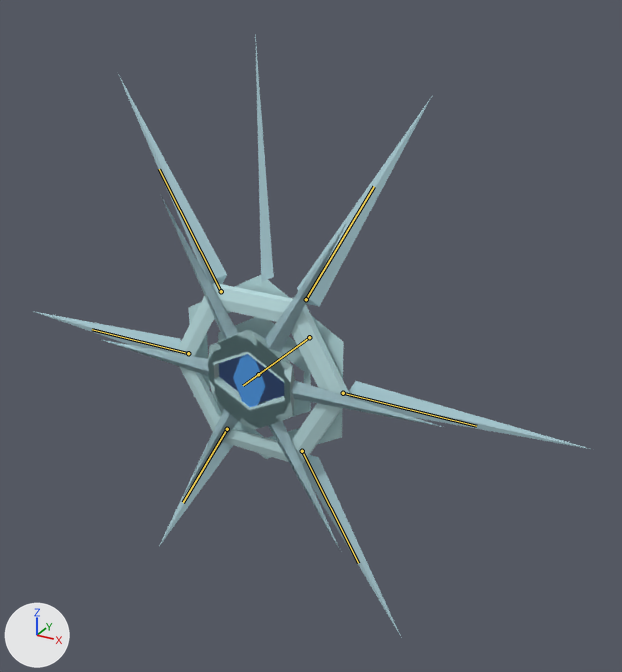
A saved change to the glTF model glb_imports/SnowflakeEntity.glb.
Camera for both pictures: a camera (50 mm lens) standing at (4.38, -6.92, 3.98) and looking at (0.43, 0.25, 0.4). The axes (+X, +Y, +Z) are drawn at lower left. The lights are the same throughout. The first picture is the older version. Both versions are drawn at frame 96 of the action 'RotateSlow'; the numbers are the values there. The bones that bend it are drawn over the model as lines.

In view in the first picture: 'CentralEye1', 'CentralEye2', 'FacePlate', 'FlatCentralEye', 'FlatSpikes', 'Pupil', 'Spike0', 'Spike1', 'Spike2', 'Spike3', 'Spike4', 'Spike5' and 2 more.
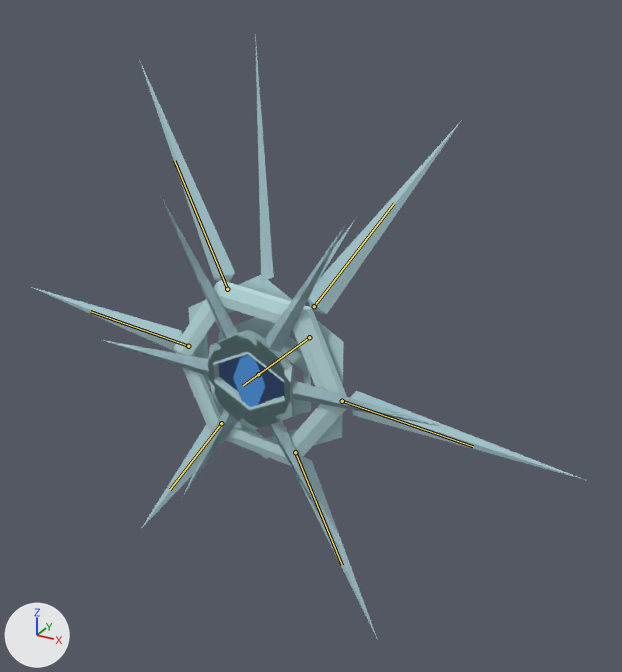
Pixel boxes (x1, y1, x2, y2) of what changed, in the pictures (622 x 672 px):
'FacePlate', posed
    before: (176, 283, 351, 464)
    after: (174, 280, 346, 466)
'Spike0', posed (15% wider, 7% shorter)
    before: (297, 98, 431, 307)
    after: (308, 120, 462, 314)
'Spike1', posed (32% taller)
    before: (349, 381, 590, 449)
    after: (350, 390, 585, 480)
'Spike5', posed (12% narrower)
    before: (118, 74, 227, 285)
    after: (139, 59, 235, 282)
'Spike2', posed (17% narrower)
    before: (302, 455, 402, 638)
    after: (295, 457, 378, 640)
'Spike4', posed
    before: (33, 311, 181, 353)
    after: (31, 287, 182, 351)
'Spike3', posed (13% wider, 7% shorter)
    before: (159, 433, 233, 546)
    after: (141, 424, 225, 529)

The edits, one by one:
Bone 'Bone.001' (bone_bone_001) turns from (0, -30, 0) to (0, -36, 0) degrees about its own x, y and z.
